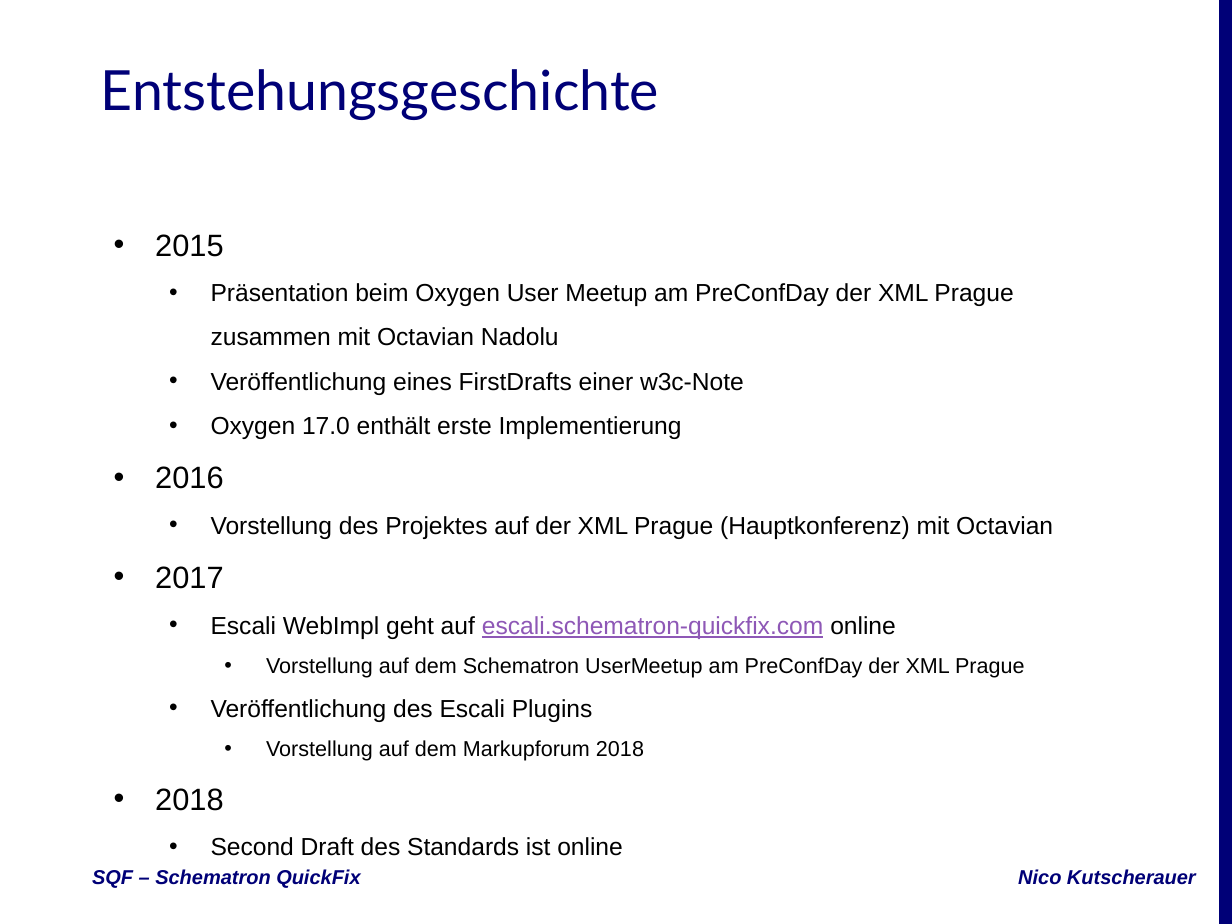
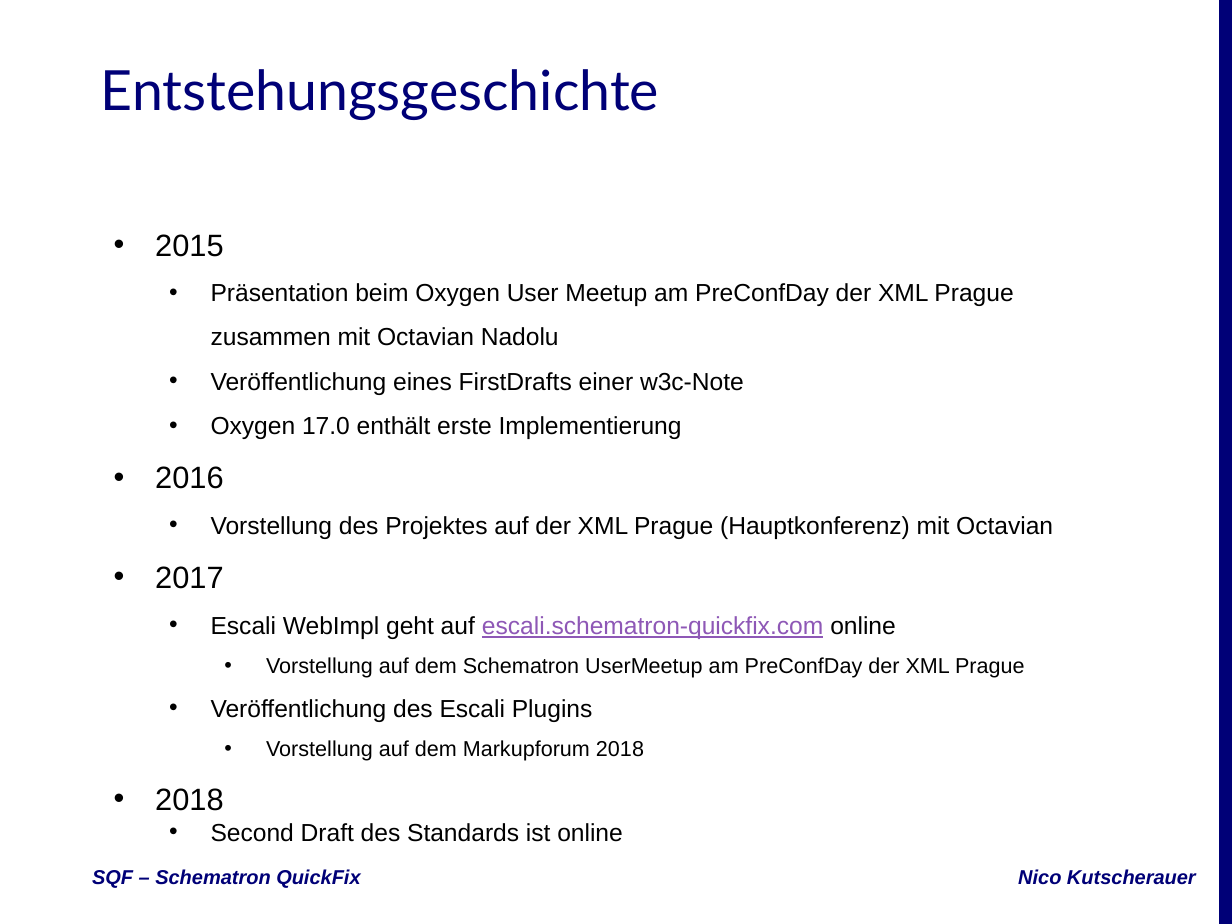
Before and after one commit to nkutsche/SchematronQuickFix-2017-11-17, a slide deck: slide 5 of SQF-Escali.pptx. Drawn at 1232x924 pixels with LibreOffice and Linux fonts; fonts in the diff are those of the drawing; background and template pictures are left out. Boxes give left, top, right and bottom in pixels: in the first picture for what was removed or moved away, otherwise in the second. Text is boxed around its words. In the diff, an @@ line names an element or a change of style, - is before the commit and + after.

```diff
--- a/SQF-Escali.pptx
+++ b/SQF-Escali.pptx
@@ subtitle at bbox=[211, 823, 623, 842]: line spacing 1.5 to 1 @@
```
Also in this commit, not shown: 5 other slides changed.
